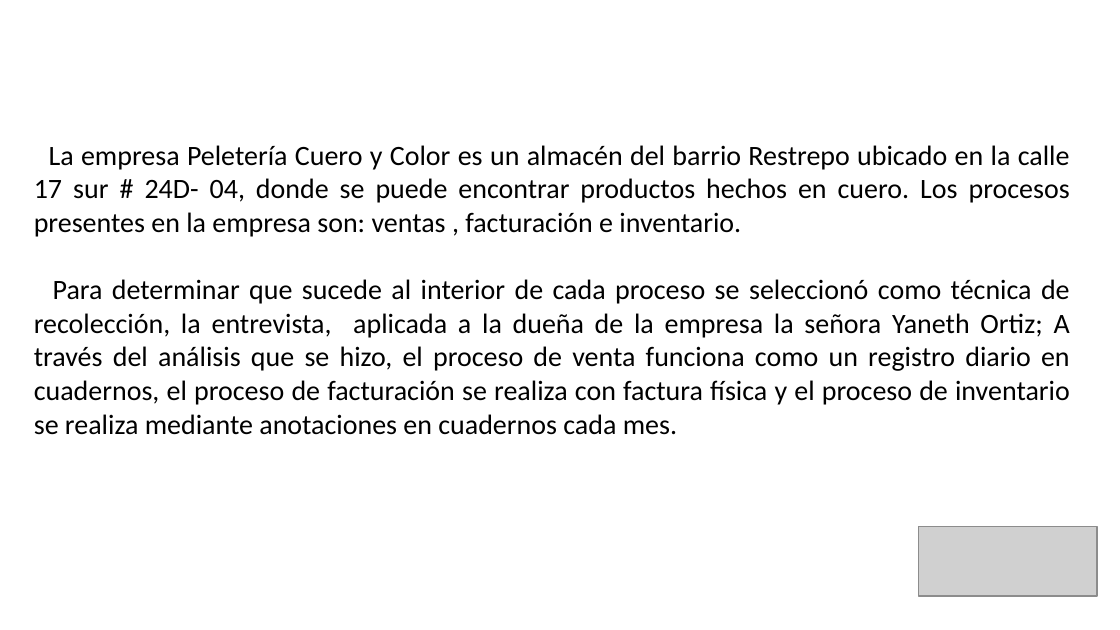
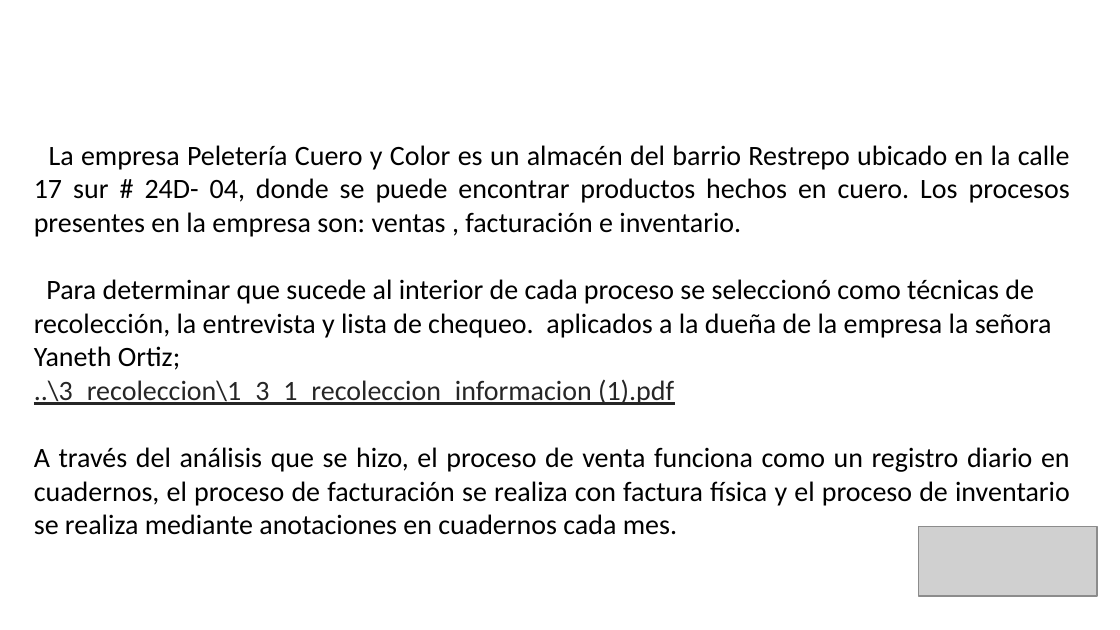
Before and after one commit to kamor31232/Proyecto_adsi, a slide deck: slide 5 of App/app_documentacion/1er_trimestre/1_proyecto/1_1_1_presentacion_proyecto.pptx. Drawn at 1120x630 pixels with LibreOffice and Linux fonts; fonts in the diff are those of the drawing; grey boxes stand for pictures; background and template pictures are left out. Boxes give left, top, right and bottom in pixels: in the first picture for what was removed or moved away, otherwise in the second. Text is boxed around its words. In the diff, an @@ line names an element or a change of style, - is before the commit and + after.

```diff
--- a/App/app_documentacion/1er_trimestre/1_proyecto/1_1_1_presentacion_proyecto.pptx
+++ b/App/app_documentacion/1er_trimestre/1_proyecto/1_1_1_presentacion_proyecto.pptx
@@ text at [34, 279, 1070, 535]: text changed @@
-Para determinar que sucede al interior de cada proceso se seleccionó como técnica de recolección, la entrevista, aplicada a la dueña de la empresa la señora Yaneth Ortiz; A través del análisis que se hizo, el proceso de venta funciona como un registro diario en cuadernos, el proceso de facturación se realiza con factura física y el proceso de inventario se realiza mediante anotaciones en cuadernos cada mes.
+Para determinar que sucede al interior de cada proceso se seleccionó como técnicas de recolección, la entrevista y lista de chequeo. aplicados a la dueña de la empresa la señora Yaneth Ortiz;
+..\3_recoleccion\1_3_1_recoleccion_informacion (1).pdf
+A través del análisis que se hizo, el proceso de venta funciona como un registro diario en cuadernos, el proceso de facturación se realiza con factura física y el proceso de inventario se realiza mediante anotaciones en cuadernos cada mes.
```
Also in this commit, not shown: 5 other slides changed, 1 slide added, 47 other files.
